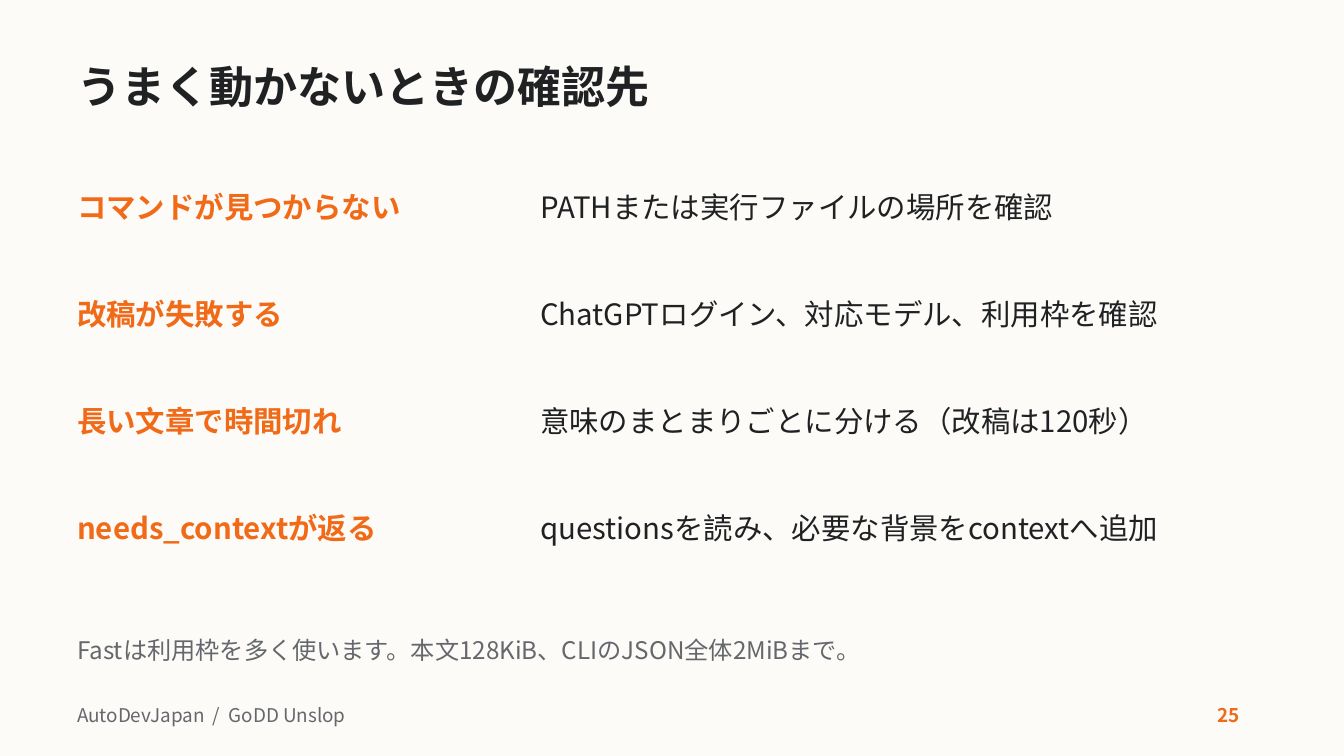
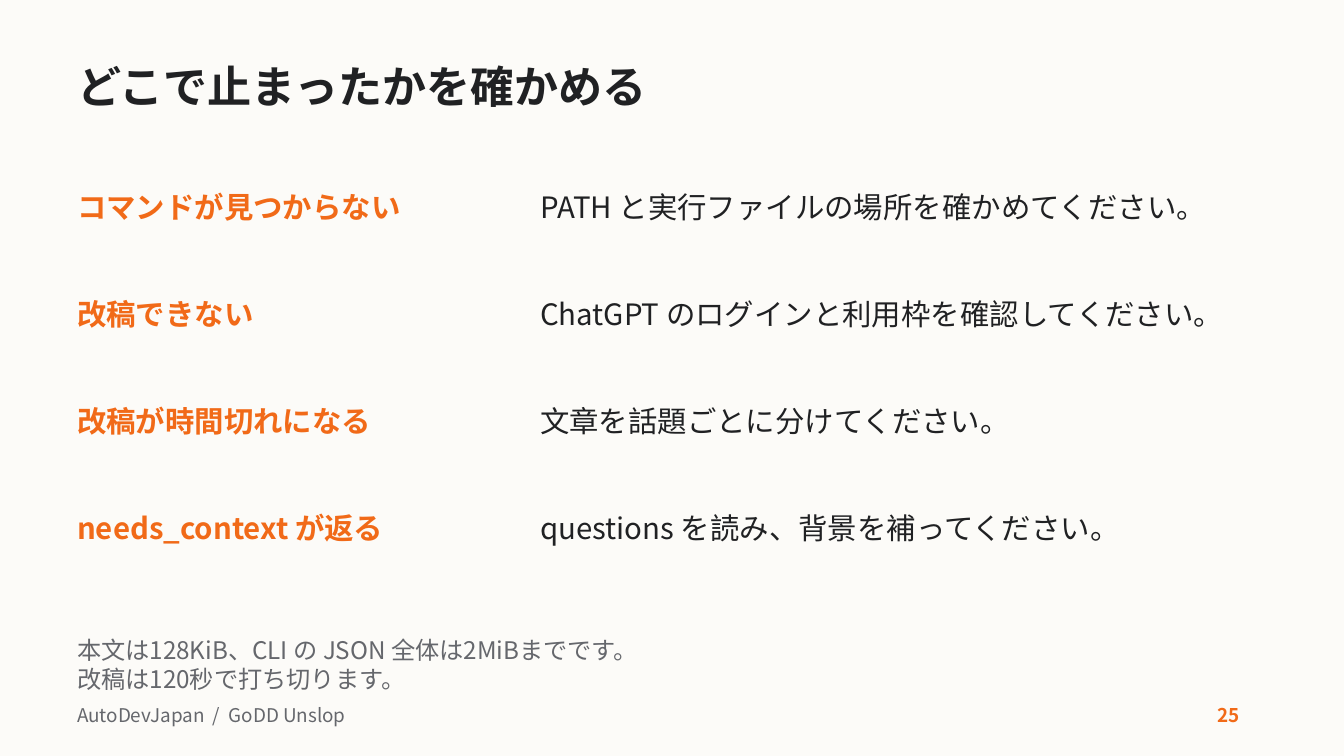
Before and after one commit to AutoDevJapan/GoDD-Unslop, a slide deck: slide 25 of docs/user-guide.pptx. Drawn at 1344x756 pixels with LibreOffice and Linux fonts; fonts in the diff are those of the drawing. Boxes give left, top, right and bottom in pixels: in the first picture for what was removed or moved away, otherwise in the second. Text is boxed around its words. In the diff, an @@ line names an element or a change of style, - is before the commit and + after.

Commit message:
操作を頼む文と動作を説明する文を書き分け、教材と例文をそろえる

```diff
--- a/docs/user-guide.pptx
+++ b/docs/user-guide.pptx
@@ title at box(77, 65, 646, 107): text changed @@
-うまく動かないときの確認先
+どこで止まったかを確かめる
@@ text at box(540, 193, 1206, 221): text changed @@
-PATHまたは実行ファイルの場所を確認
+PATH と実行ファイルの場所を確かめてください。
@@ text at box(77, 300, 253, 328): text changed @@
-改稿が失敗する
+改稿できない
@@ text at box(540, 300, 1223, 328): text changed @@
-ChatGPTログイン、対応モデル、利用枠を確認
+ChatGPT のログインと利用枠を確認してください。
@@ text at box(77, 406, 371, 435): text changed @@
-長い文章で時間切れ
+改稿が時間切れになる
@@ text at box(540, 407, 1010, 435): text changed @@
-意味のまとまりごとに分ける（改稿は120秒）
+文章を話題ごとに分けてください。
@@ text at box(77, 513, 383, 544): spaces changed @@
-needs_contextが返る
+needs_context が返る
@@ text at box(540, 514, 1120, 546): text changed @@
-questionsを読み、必要な背景をcontextへ追加
+questions を読み、背景を補ってください。
@@ text at box(77, 638, 638, 690): text changed @@
-Fastは利用枠を多く使います。本文128KiB、CLIのJSON全体2MiBまで。
+本文は128KiB、CLI の JSON 全体は2MiBまでです。
+改稿は120秒で打ち切ります。
```
Also in this commit, not shown: 25 other slides changed, 16 other files.
